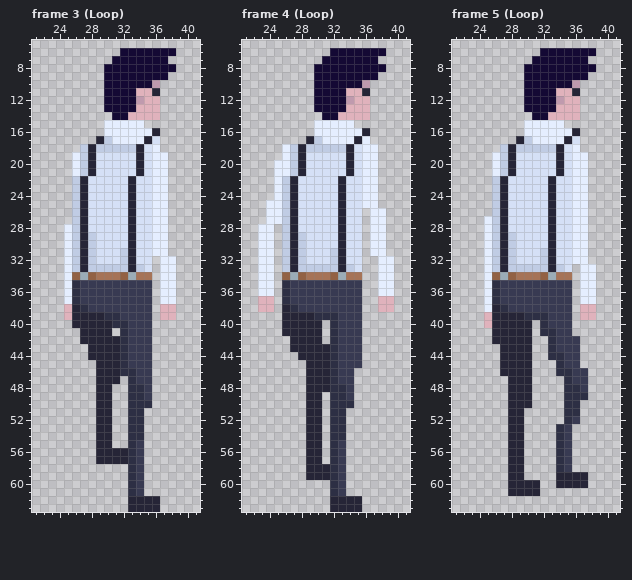
Two versions of one pixel-art file, assets/new_assets/player_upstairs.aseprite. The first picture shows the starting point.
64x64 pixels, 6 frames. Colours within 5 levels of each other are drawn and written as one. Shown: frame 3 (Loop): x 21..41, y 5..63; frame 4 (Loop): x 21..41, y 5..63; frame 5 (Loop): x 21..41, y 5..63. The commit also changed other frames, which this record leaves out.
New version:
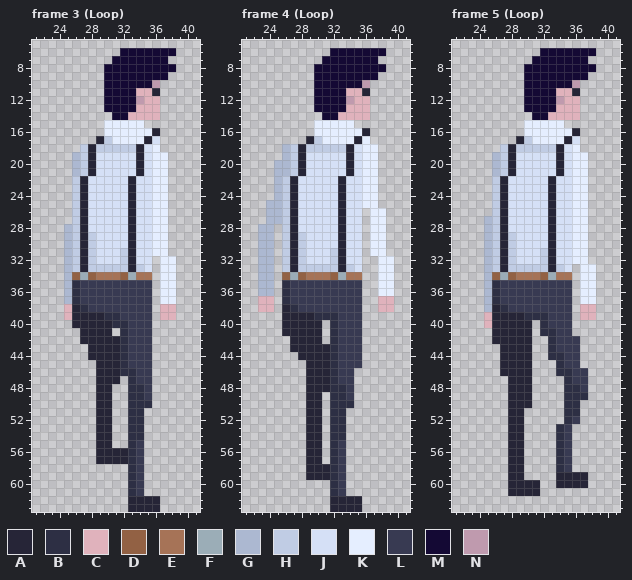
Palette (. is transparent): A #262537  B #2d2f44  C #e0b2bc  D #926144  E #a67357  F #9badb7  G #acb8d1  H #c0cce4  J #d5e0f6  K #e5eeff  L #383a52  M #140934  N #bf9aae
Change:
--- frame 3 (Loop), layer "Group 1/Layer 8"
@@ x 24..28 @@
 18 ...HA
-19 ..KHA
-20 ..KHA
-21 ..KHA
+19 ..GHA
+20 ..GHA
+21 ..GHA
 22 ..HAJ
@@ x 23..27 @@
 27 ...HA
-28 ..KHA
-29 ..KHA
-30 ..KHA
-31 ..KHA
-32 ..KHA
-33 ..KHA
-34 ..KDF
-35 ..KBL
-36 ..KBL
-37 ..KBL
+28 ..GHA
+29 ..GHA
+30 ..GHA
+31 ..GHA
+32 ..GHA
+33 ..GHA
+34 ..GDF
+35 ..GBL
+36 ..GBL
+37 ..GBL
 38 ..CAB
--- frame 4 (Loop), layer "Group 1/Layer 8"
@@ x 21..28 @@
 17 ........
-18 .....KHA
-19 .....KHA
-20 ....KKHA
-21 ....KKHA
-22 ....KHAJ
-23 ....KHAJ
-24 ....KHAJ
-25 ...KKHAJ
-26 ...KKHAJ
-27 ...KKHAJ
-28 ..KK.HAJ
-29 ..KK.HAH
-30 ..KK.HAH
-31 ..KK.HAH
-32 ..KK.HAH
-33 ..KK.HAH
-34 ..KK.DFD
-35 ..KK.BLL
-36 ..KK.BLL
+18 .....GHA
+19 .....GHA
+20 ....GGHA
+21 ....GGHA
+22 ....GHAJ
+23 ....GHAJ
+24 ....GHAJ
+25 ...GGHAJ
+26 ...GGHAJ
+27 ...GGHAJ
+28 ..GG.HAJ
+29 ..GG.HAH
+30 ..GG.HAH
+31 ..GG.HAH
+32 ..GG.HAH
+33 ..GG.HAH
+34 ..GG.DFD
+35 ..GG.BLL
+36 ..GG.BLL
 37 ..CC.BLL
--- frame 5 (Loop), layer "Group 1/Layer 8"
@@ x 24..28 @@
 18 ...HA
-19 ..KHA
-20 ..KHA
-21 ..KHA
+19 ..GHA
+20 ..GHA
+21 ..GHA
 22 ..HAJ
@@ x 23..27 @@
 26 ...HA
-27 ..KHA
-28 ..KHA
-29 ..KHA
-30 ..KHA
-31 ..KHA
-32 ..KHA
-33 ..KHA
-34 ..KDF
-35 ..KBL
-36 ..KBL
-37 ..KBL
-38 ..KAB
+27 ..GHA
+28 ..GHA
+29 ..GHA
+30 ..GHA
+31 ..GHA
+32 ..GHA
+33 ..GHA
+34 ..GDF
+35 ..GBL
+36 ..GBL
+37 ..GBL
+38 ..GAB
 39 ..CAA
Pixel boxes of the changes (left, top, right, bottom) in both pictures:
changed: (72, 152, 80, 176)
changed: (64, 224, 72, 304)
changed: (258, 144, 290, 296)
changed: (492, 152, 500, 176)
changed: (484, 216, 492, 312)
